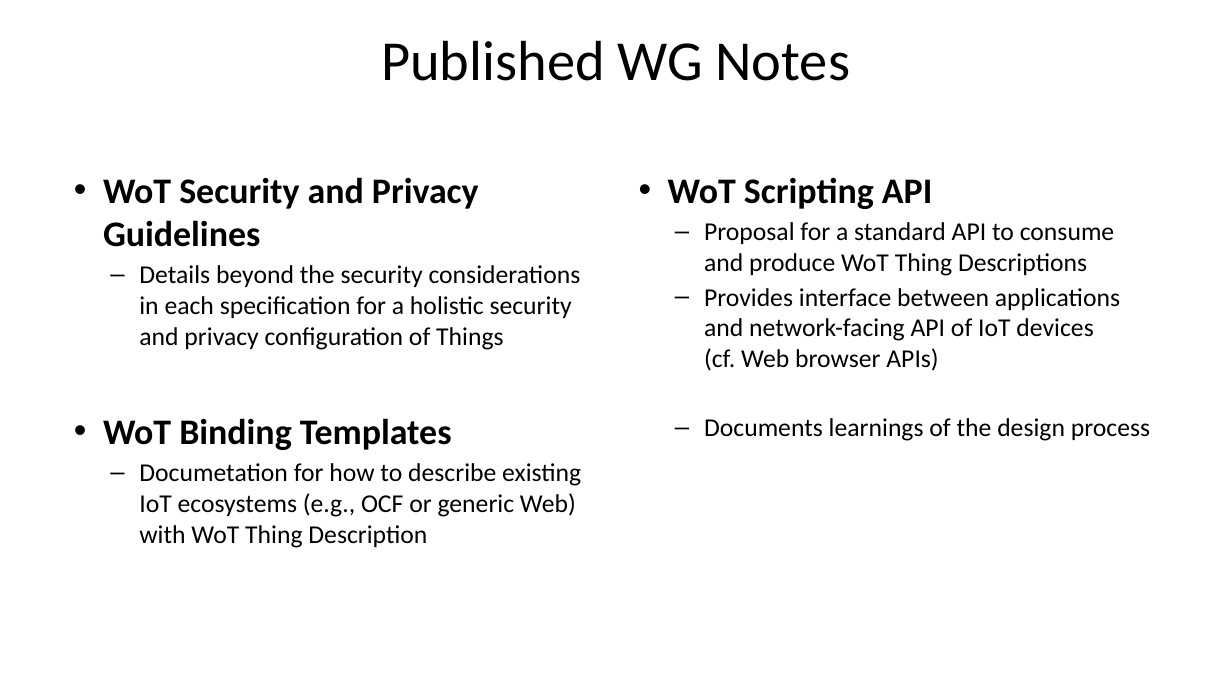
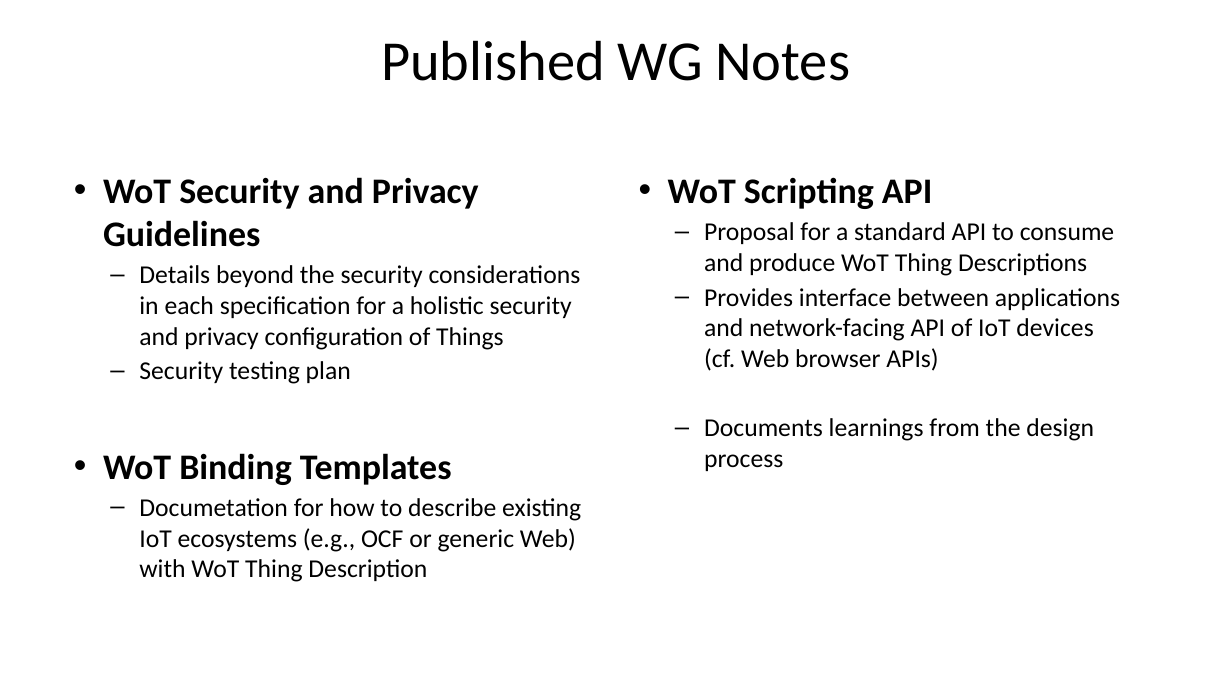
Before and after one commit to w3c/wot, a slide deck: slide 6 of PRESENTATIONS/2019-07_IETF105_W3C-WoT-Update.pptx. Drawn at 1232x693 pixels with LibreOffice and Linux fonts; fonts in the diff are those of the drawing. Boxes give left, top, right and bottom in pixels: in the first picture for what was removed or moved away, otherwise in the second. Text is boxed around its words. In the diff, an @@ line names an element or a change of style, - is before the commit and + after.

```diff
--- a/PRESENTATIONS/2019-07_IETF105_W3C-WoT-Update.pptx
+++ b/PRESENTATIONS/2019-07_IETF105_W3C-WoT-Update.pptx
@@ text at [139, 361, 351, 384]: paragraph added @@
+  – Security testing plan
@@ text at [704, 418, 1094, 471]: text changed @@
-  – Documents learnings of the design process
+  – Documents learnings from the design process
```
Also in this commit, not shown: 1 other slide changed.
